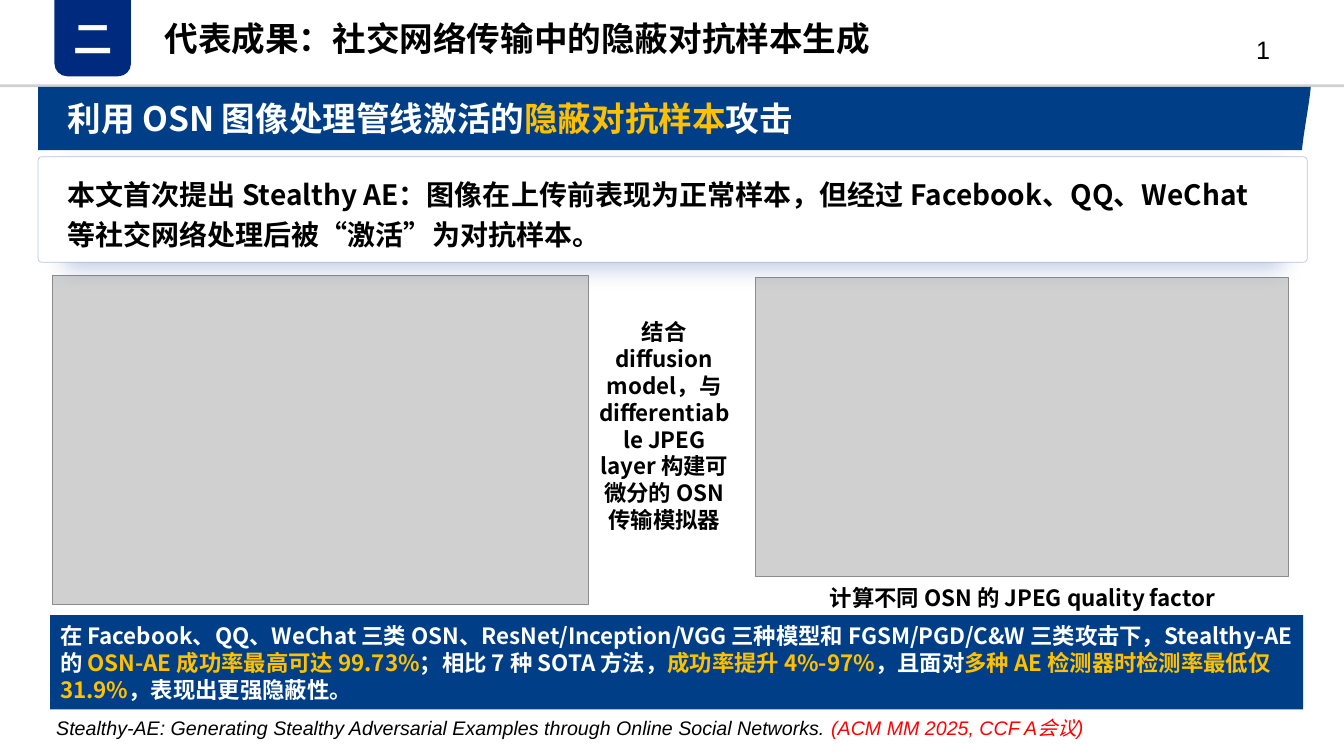
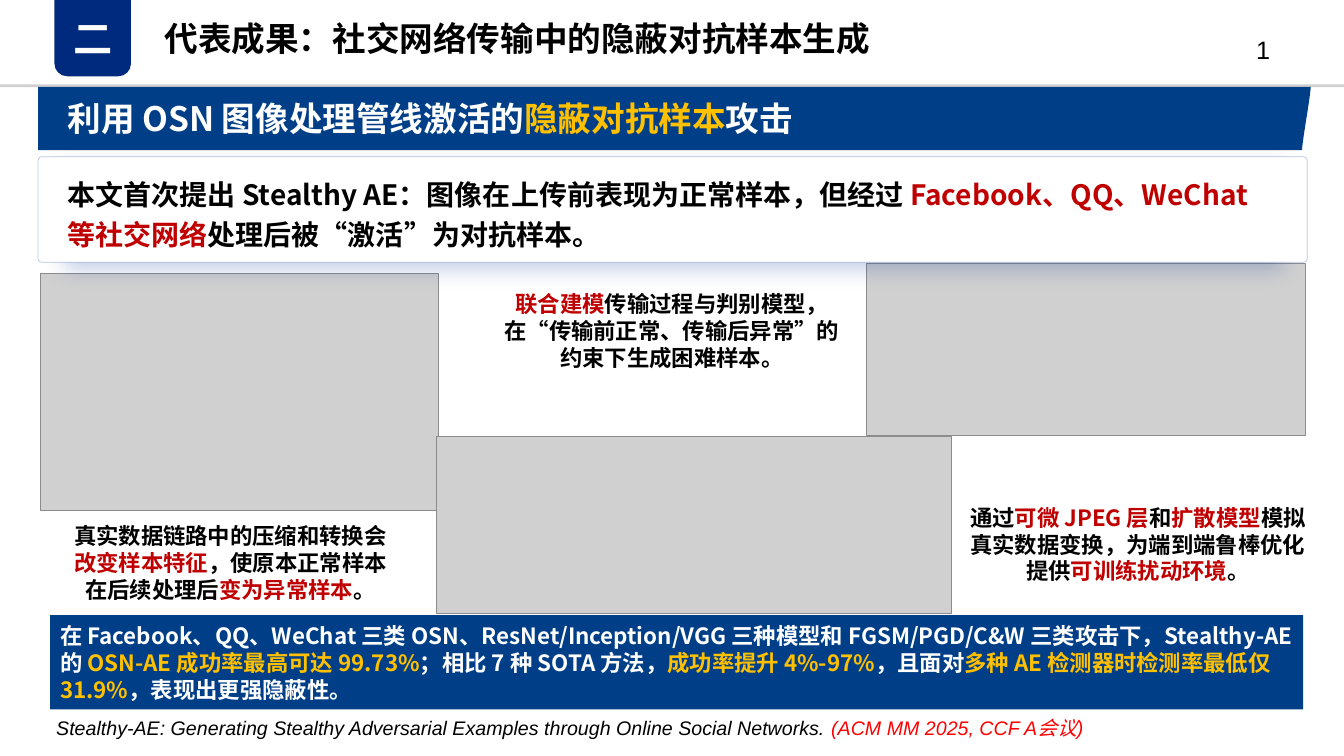
Before and after one commit to QSI-Lab/QSI.github.io, a slide deck: slide 1 of ppts/MM2025StealthyAE.pptx. Drawn at 1344x756 pixels with LibreOffice and Linux fonts; fonts in the diff are those of the drawing; grey boxes stand for pictures. Boxes give left, top, right and bottom in pixels: in the first picture for what was removed or moved away, otherwise in the second. Text is boxed around its words. In the diff, an @@ line names an element or a change of style, - is before the commit and + after.

```diff
--- a/ppts/MM2025StealthyAE.pptx
+++ b/ppts/MM2025StealthyAE.pptx
@@ text "本文首次提出 Stealthy AE：图像在上传前表现为正常样本，但经过 Facebook、QQ、WeChat 等社交网 ..." at (67, 181, 1248, 248): text colour #000000 to #C00000 in "Facebook、QQ、WeChat 等社交网络处理后被“激活”为对抗样本。" @@
@@ picture added at (867, 264, 1306, 436) @@
@@ picture: place and size @@
-picture at (52, 275, 589, 605)
+picture at (41, 274, 439, 511)
@@ text added at (504, 293, 839, 368), 16 pt, text #000000, bold @@
+联合建模传输过程与判别模型，在“传输前正常、传输后异常”的约束下生成困难样本。
@@ picture removed at (756, 277, 1289, 577) @@
@@ text removed at (600, 321, 728, 530) @@
-结合 diffusion model，与 differentiable JPEG layer 构建可微分的 OSN 传输模拟器
@@ picture added at (437, 438, 952, 614) @@
@@ text added at (970, 507, 1306, 581), 16 pt, text #000000, bold @@
+通过可微 JPEG 层和扩散模型模拟真实数据变换，为端到端鲁棒优化提供可训练扰动环境。
@@ text added at (74, 525, 387, 600), 16 pt, text #000000, bold @@
+真实数据链路中的压缩和转换会改变样本特征，使原本正常样本在后续处理后变为异常样本。
@@ text removed at (830, 587, 1215, 611) @@
-计算不同 OSN 的 JPEG quality factor
```
Also in this commit, not shown: 3 other files.
